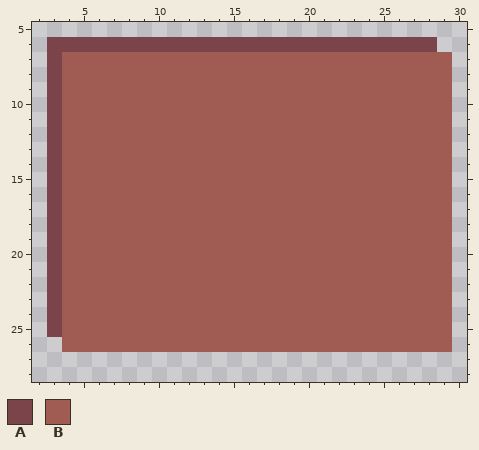
Pixel-art file -- Assets/Sprites/Menu/canvas_description.aseprite. The picture above is the old version.
32x32 pixels, 1 frame. Shown: x 2..30, y 5..28.
Palette (. is transparent): A #7a444a  B #a05b53
Pixels before, first column x 3:
 6 AAAAAAAAAAAAAAAAAAAAAAAAAA.
 7 ABBBBBBBBBBBBBBBBBBBBBBBBBB
 8 ABBBBBBBBBBBBBBBBBBBBBBBBBB
 9 ABBBBBBBBBBBBBBBBBBBBBBBBBB
10 ABBBBBBBBBBBBBBBBBBBBBBBBBB
11 ABBBBBBBBBBBBBBBBBBBBBBBBBB
12 ABBBBBBBBBBBBBBBBBBBBBBBBBB
13 ABBBBBBBBBBBBBBBBBBBBBBBBBB
14 ABBBBBBBBBBBBBBBBBBBBBBBBBB
15 ABBBBBBBBBBBBBBBBBBBBBBBBBB
16 ABBBBBBBBBBBBBBBBBBBBBBBBBB
17 ABBBBBBBBBBBBBBBBBBBBBBBBBB
18 ABBBBBBBBBBBBBBBBBBBBBBBBBB
19 ABBBBBBBBBBBBBBBBBBBBBBBBBB
20 ABBBBBBBBBBBBBBBBBBBBBBBBBB
21 ABBBBBBBBBBBBBBBBBBBBBBBBBB
22 ABBBBBBBBBBBBBBBBBBBBBBBBBB
23 ABBBBBBBBBBBBBBBBBBBBBBBBBB
24 ABBBBBBBBBBBBBBBBBBBBBBBBBB
25 ABBBBBBBBBBBBBBBBBBBBBBBBBB
26 .BBBBBBBBBBBBBBBBBBBBBBBBBB
Once edited:
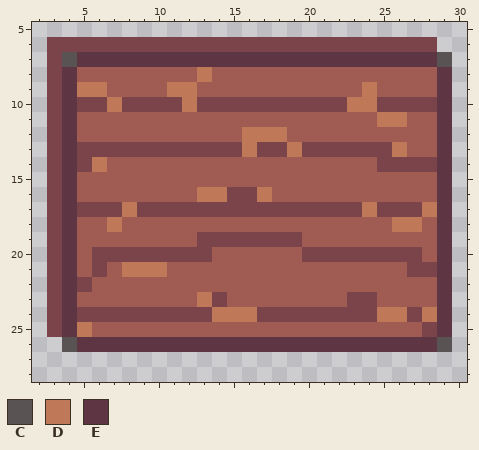
Colours new in this view: C #5a5353  D #bf7958  E #5e3643
Changes in this commit:
Changed rows in their new state; - is an unchanged pixel.
first column x 4:
 7 CEEEEEEEEEEEEEEEEEEEEEEEEC
 8 E--------D---------------E
 9 EDD----DD-----------D----E
10 EAADAAAADAAAAAAAAAADDAAAAE
11 E--------------------DD--E
12 E-----------DDD----------E
13 EAAAAAAAAAAADAADAAAAAAD--E
14 EAD------------------AAAAE
15 E------------------------E
16 E--------DDAAD-----------E
17 EAAADAAAAAAAAAAAAAAADAAADE
18 E--D------------------DD-E
19 E--------AAAAAAA---------E
20 E-AAAAAAAA------AAAAAAAA-E
21 E-A-DDD----------------AAE
22 EA-----------------------E
23 E--------DA--------AA----E
24 EAAAAAAAAADDDAAAAAAAADDADE
25 ED----------------------AE
26 CEEEEEEEEEEEEEEEEEEEEEEEEC
